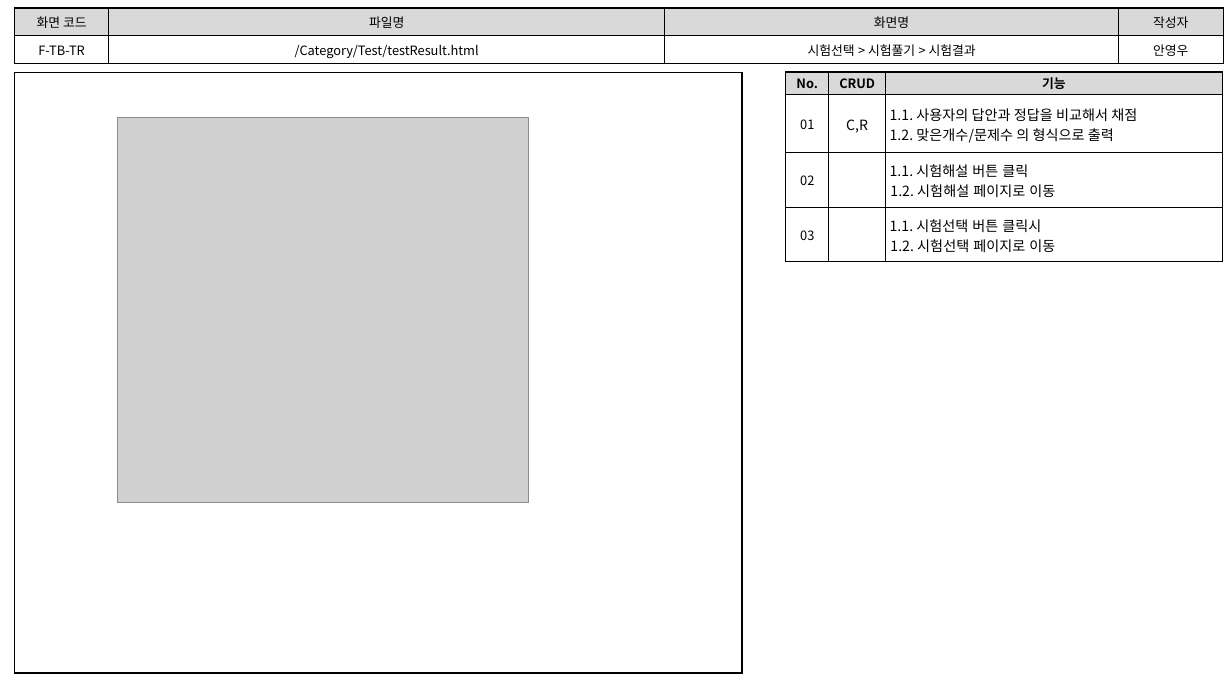
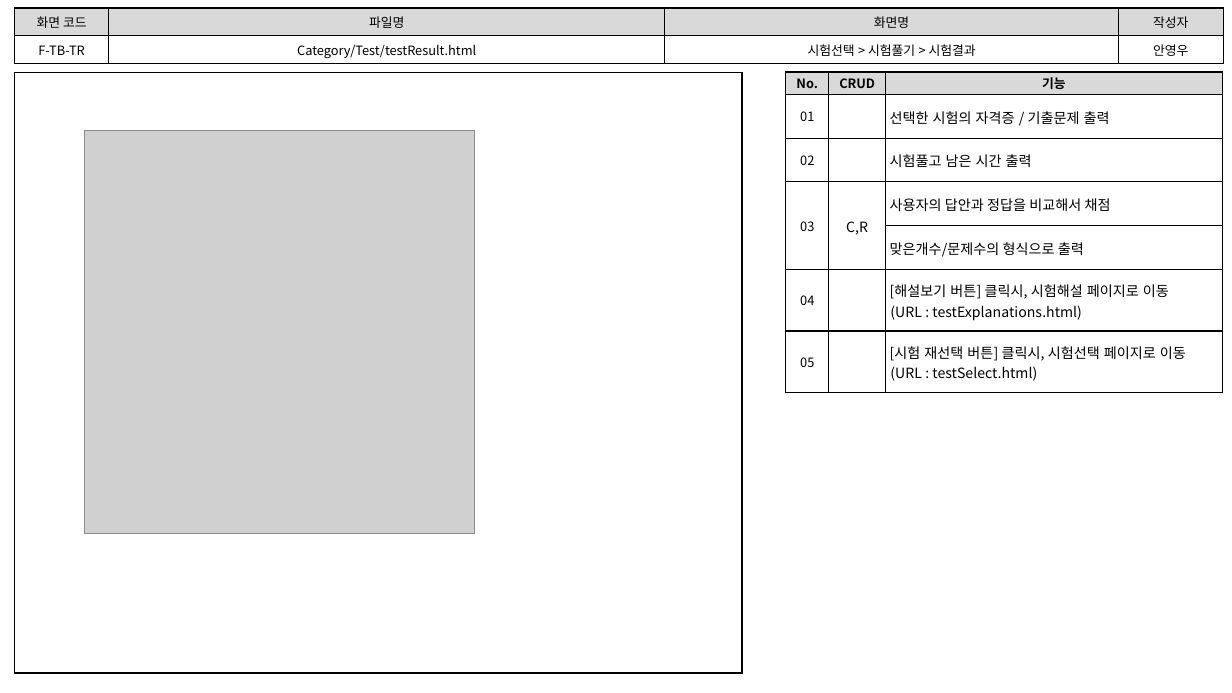
Before and after one commit to index506/cosmo6th_3thGroup, a slide deck: slide 8 of Text/02.화면설계도/3th_Project_화면 설계도(6기_안영우).pptx (slide 3 before the commit). Drawn at 1232x693 pixels with LibreOffice and Linux fonts; fonts in the diff are those of the drawing; grey boxes stand for pictures. Boxes give left, top, right and bottom in pixels: in the first picture for what was removed or moved away, otherwise in the second. Text is boxed around its words. In the diff, an @@ line names an element or a change of style, - is before the commit and + after.

```diff
--- a/Text/02.화면설계도/3th_Project_화면 설계도(6기_안영우).pptx
+++ b/Text/02.화면설계도/3th_Project_화면 설계도(6기_안영우).pptx
@@ table at (15,8,1224,63) @@
-row 2, column 2: /Category/Test/testResult.html
+row 2, column 2: Category/Test/testResult.html
@@ table at (786,72,1222,393) @@
-row 2: 01 | C,R | 1.1. 사용자의 답안과 정답을 비교해서 채점 1.2. 맞은개수/문제수 의 형식으로 출력
-row 3: 02 |  | 1.1. 시험해설 버튼 클릭 1.2. 시험해설 페이지로 이동
-row 4: 03 |  | 1.1. 시험선택 버튼 클릭시 1.2. 시험선택 페이지로 이동
+row 2: 01 |  | 선택한 시험의 자격증 / 기출문제 출력
+row 3: 02 |  | 시험풀고 남은 시간 출력
+row 4: 03 | C,R | 사용자의 답안과 정답을 비교해서 채점
+row 5:  |  | 맞은개수/문제수의 형식으로 출력
+row 6: 04 |  | [해설보기 버튼] 클릭시, 시험해설 페이지로 이동 (URL : testExplanations.html)
+row 7: 05 |  | [시험 재선택 버튼] 클릭시, 시험선택 페이지로 이동 (URL : testSelect.html)
@@ picture: place and size @@
-picture at (117,117,528,503)
+picture at (84,130,474,533)
```
Also in this commit, not shown: 3 other slides changed, 7 slides added, 1 slide removed, 2 other files.
